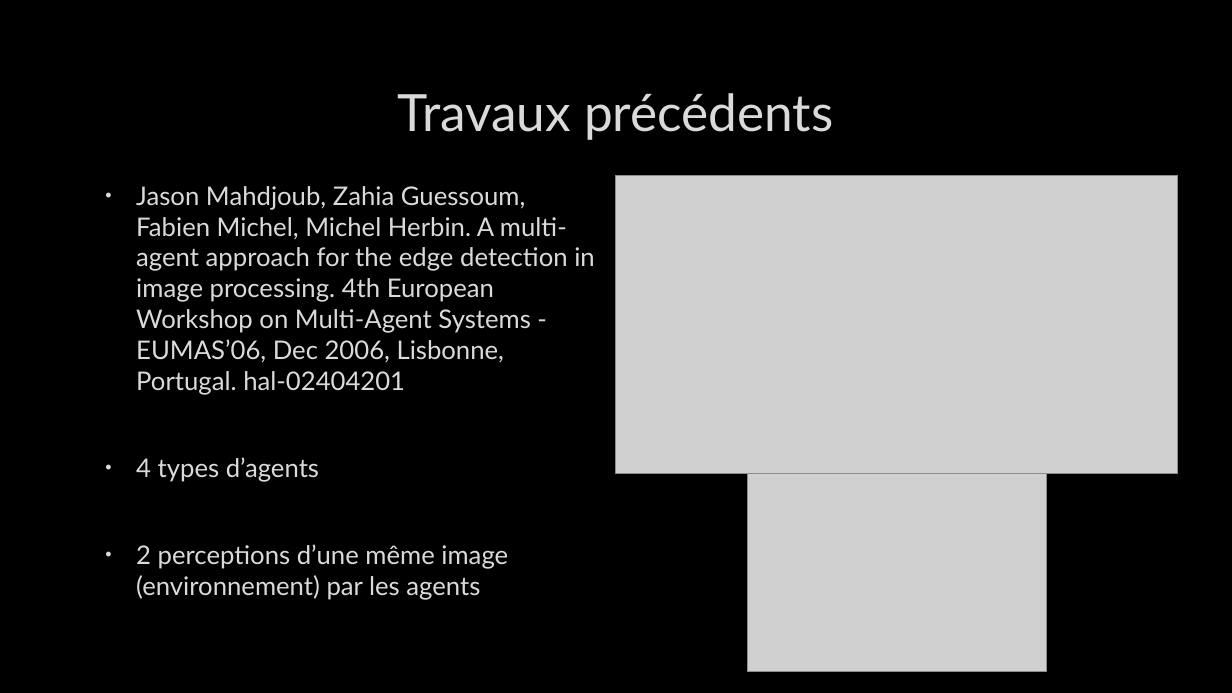
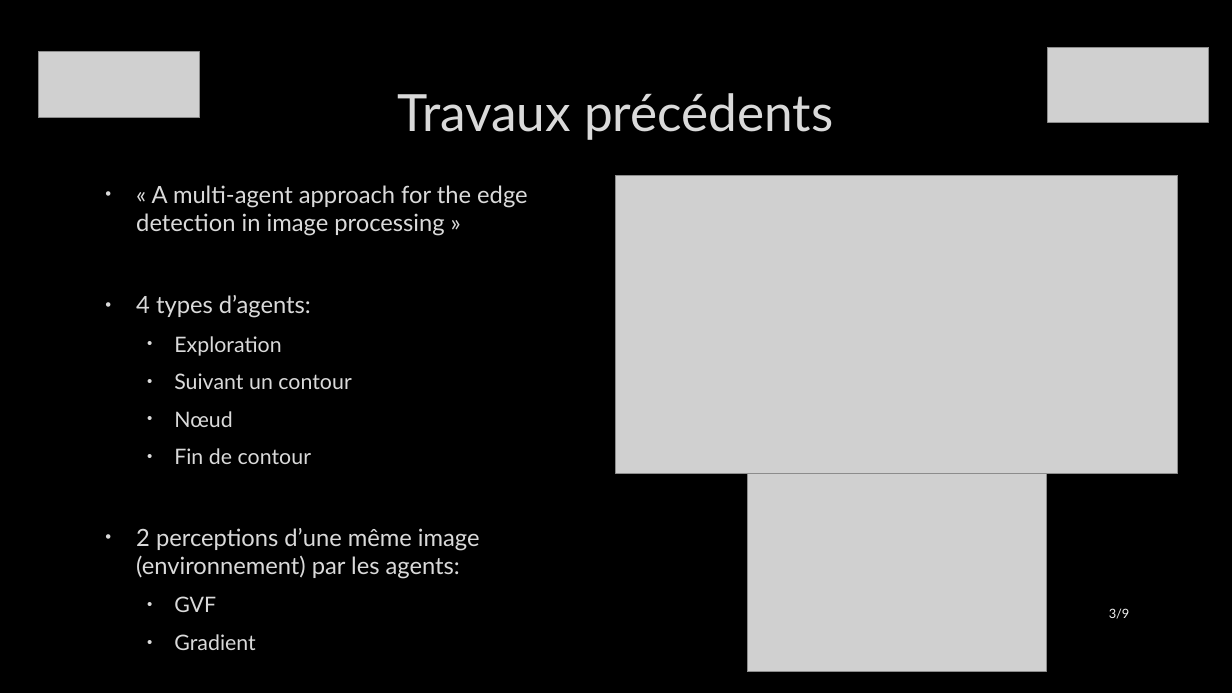
Before and after one commit to IliasMAOUDJ/Agent-Based-Edge-Detection, a slide deck: slide 3 of SMA et Traitement d’images.pptx. Drawn at 1232x693 pixels with LibreOffice and Linux fonts; fonts in the diff are those of the drawing; grey boxes stand for pictures; background and template pictures are left out. Boxes give left, top, right and bottom in pixels: in the first picture for what was removed or moved away, otherwise in the second. Text is boxed around its words. In the diff, an @@ line names an element or a change of style, - is before the commit and + after.

Commit message:
fixed ppt

```diff
--- a/SMA et Traitement d’images.pptx
+++ b/SMA et Traitement d’images.pptx
@@ picture added at [39, 52, 200, 118] @@
@@ picture added at [1048, 47, 1209, 122] @@
@@ text at [136, 185, 528, 650]: text changed; size 20 to 18.5 pt @@
-• Jason Mahdjoub, Zahia Guessoum, Fabien Michel, Michel Herbin. A multi-agent approach for the edge detection in image processing. 4th European Workshop on Multi-Agent Systems - EUMAS’06, Dec 2006, Lisbonne, Portugal. hal-02404201
-• 4 types d’agents
-• 2 perceptions d’une même image (environnement) par les agents
+• « A multi-agent approach for the edge detection in image processing »
+• 4 types d’agents:
+  • Exploration
+  • Suivant un contour
+  • Nœud
+  • Fin de contour
+• 2 perceptions d’une même image (environnement) par les agents:
+  • GVF
+  • Gradient
@@ page number added at [1109, 608, 1130, 619], 10 pt, text #F2F2F2 @@
+3/9
```
Also in this commit, not shown: 6 other slides changed, 2 slides added.
